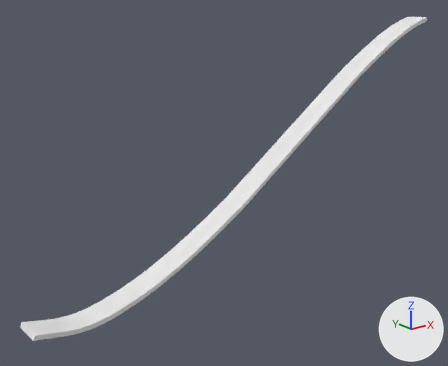
The FBX model Bluetooth 2.0/Assets/hyppyri2.fbx, before and after one commit.
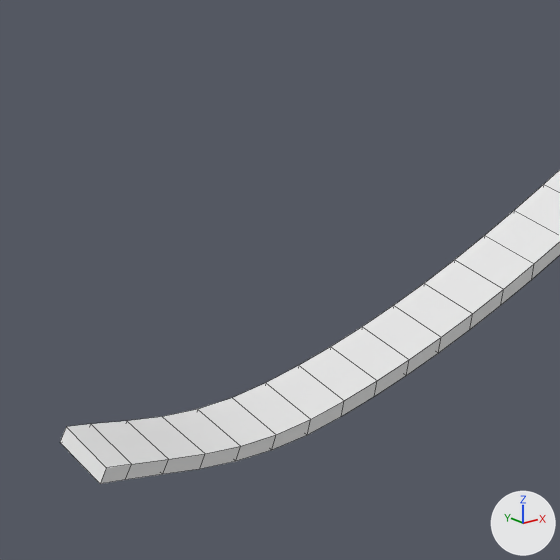
Old and new are each drawn whole from a 50 mm lens placed at (-22.7, -33.3, 21.9), pointed at (4.7, 1.0, 8.1) and again close up on the part from 0% to 41% of the width and 49% to 100% of the height. The axes (+X, +Y, +Z) are drawn at lower right. The lights are the same throughout. The close-ups show mesh edges as thin lines.
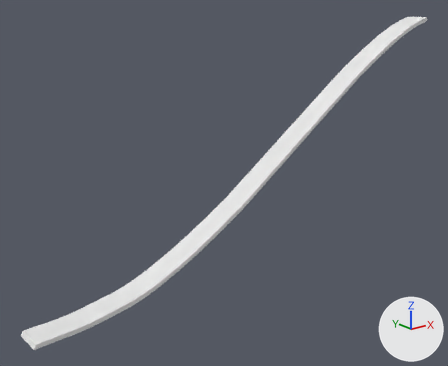
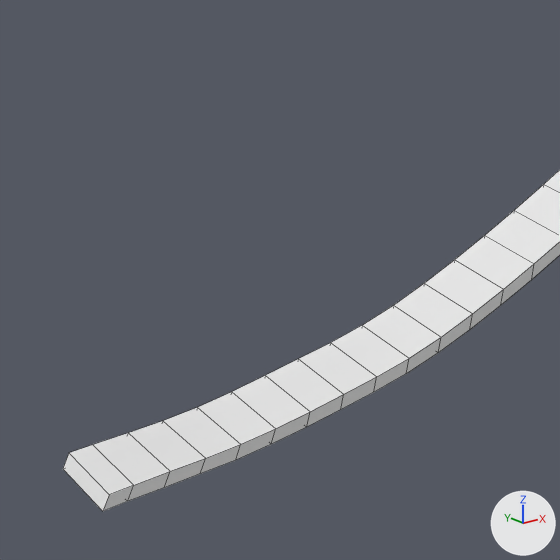
What the commit changed:
me_cube has 128 vertices, 126 faces and spans x -11.4..25.6, y -1.0..1.1, z 1.3..19.5.
me_cube is used by ob_cube; location (0.0, 0.0, 0.0).
Before the commit, vertices of me_cube: 16 (-5.2, 1.0, 2.1) at pixel (330, 346), 17 (-6.0, 1.0, 1.9) at pixel (298, 365), 18 (-6.8, 1.0, 1.7) at pixel (265, 382), 19 (-7.6, 1.0, 1.7) at pixel (232, 397), 21 (-9.2, 1.0, 1.8) at pixel (162, 416).
Before the commit, vertices of me_cube: 22 (-10.0, 1.0, 1.9) at pixel (126, 420), 23 (-10.7, 1.0, 2.1) at pixel (90, 423), 46 (-5.2, -1.0, 1.7) at pixel (374, 396), 47 (-6.1, -1.0, 1.5) at pixel (341, 416), 48 (-6.9, -1.0, 1.4) at pixel (307, 435).
Before the commit, vertices of me_cube: 49 (-7.7, -1.0, 1.3) at pixel (271, 450), 51 (-9.3, -1.0, 1.5) at pixel (199, 469), 52 (-10.1, -1.0, 1.7) at pixel (162, 474), 53 (-10.8, -1.0, 1.8) at pixel (125, 479), 54 (-10.7, -1.0, 2.1) at pixel (131, 464).
Before the commit, vertices of me_cube: 55 (-9.9, -1.0, 2.0) at pixel (168, 459), 56 (-9.2, -1.0, 1.8) at pixel (205, 453), 58 (-7.6, -1.0, 1.7) at pixel (276, 434), 59 (-6.8, -1.0, 1.7) at pixel (310, 419), 60 (-6.0, -1.0, 1.9) at pixel (344, 400).
Before the commit, vertices of me_cube: 61 (-5.2, -1.0, 2.1) at pixel (377, 380), 88 (-11.2, 1.0, 2.3) at pixel (66, 426), 89 (-11.4, 1.0, 2.0) at pixel (59, 442), 90 (-11.2, -1.0, 2.2) at pixel (106, 467), 91 (-11.4, -1.0, 1.9) at pixel (100, 483).
Before the commit, vertices of me_cube: 120 (-5.3, 1.0, 1.7), 121 (-6.1, 1.0, 1.5), 122 (-6.9, 1.0, 1.4), 123 (-7.7, 1.0, 1.3), 125 (-9.3, 1.0, 1.5).
Before the commit, vertices of me_cube: 126 (-10.1, 1.0, 1.6), 127 (-10.9, 1.0, 1.8).
Part 1, on me_cube:
Vertices 16, 19, 46, 49, 58, 61, 120, 123 of me_cube move by (0.0, 0.0, 0.1).
Vertices 17, 18, 47, 48, 59, 60, 121, 122 of me_cube move by (0.0, 0.0, 0.2).
Vertices 88 to 91 of me_cube move by (0.0, 0.0, -0.6).
Vertices 23, 53, 54, 127 of me_cube move by (0.0, 0.0, -0.5).
Vertices 22, 52, 55, 126 of me_cube move by (0.0, 0.0, -0.3).
Vertices 21, 51, 56, 125 of me_cube move by (0.0, 0.0, -0.1).

Where the change shows, as pixel boxes (x1, y1, x2, y2) in the close-ups (560 x 560 px; the box of a moved part takes in the faces that stretch with it):
'Cube', reshaped
    before: (60, 170, 560, 484)
    after: (63, 170, 560, 511)
part 1 of me_cube, moved or reshaped
    before: (60, 327, 409, 484)
    after: (63, 325, 409, 511)
